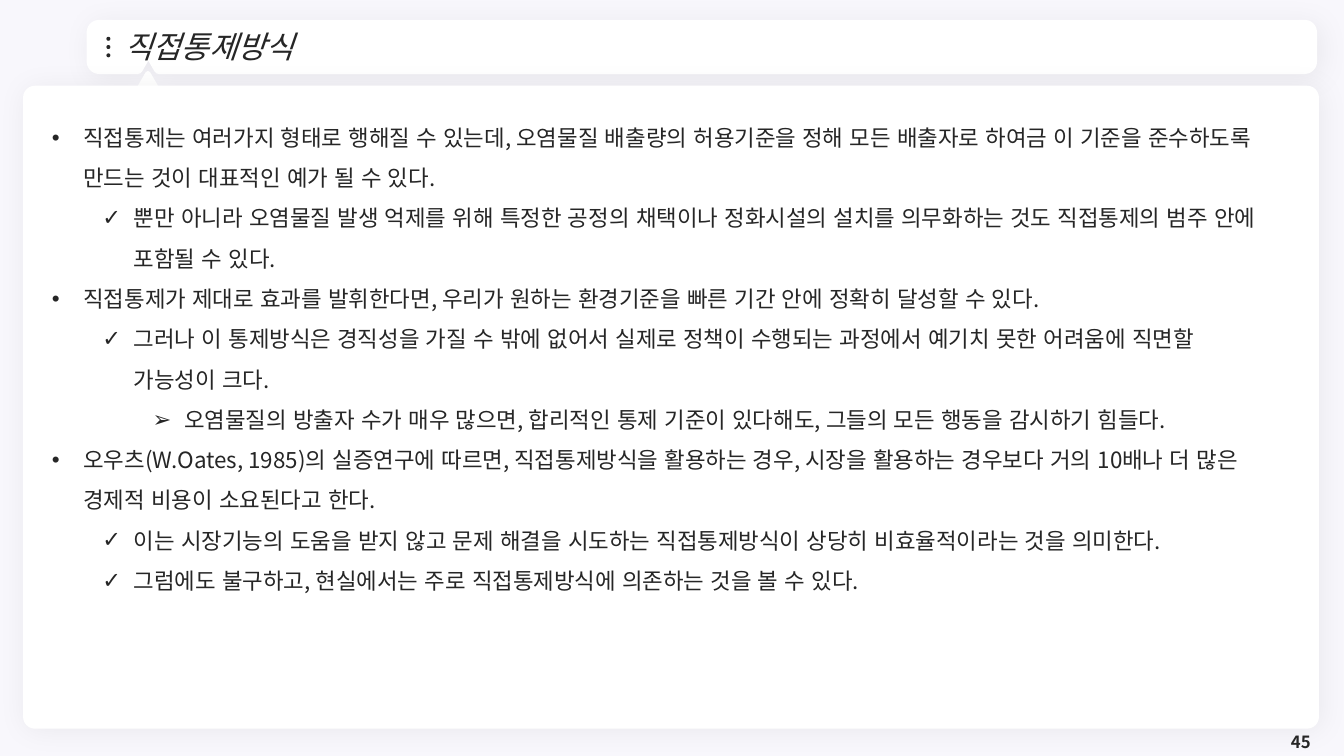
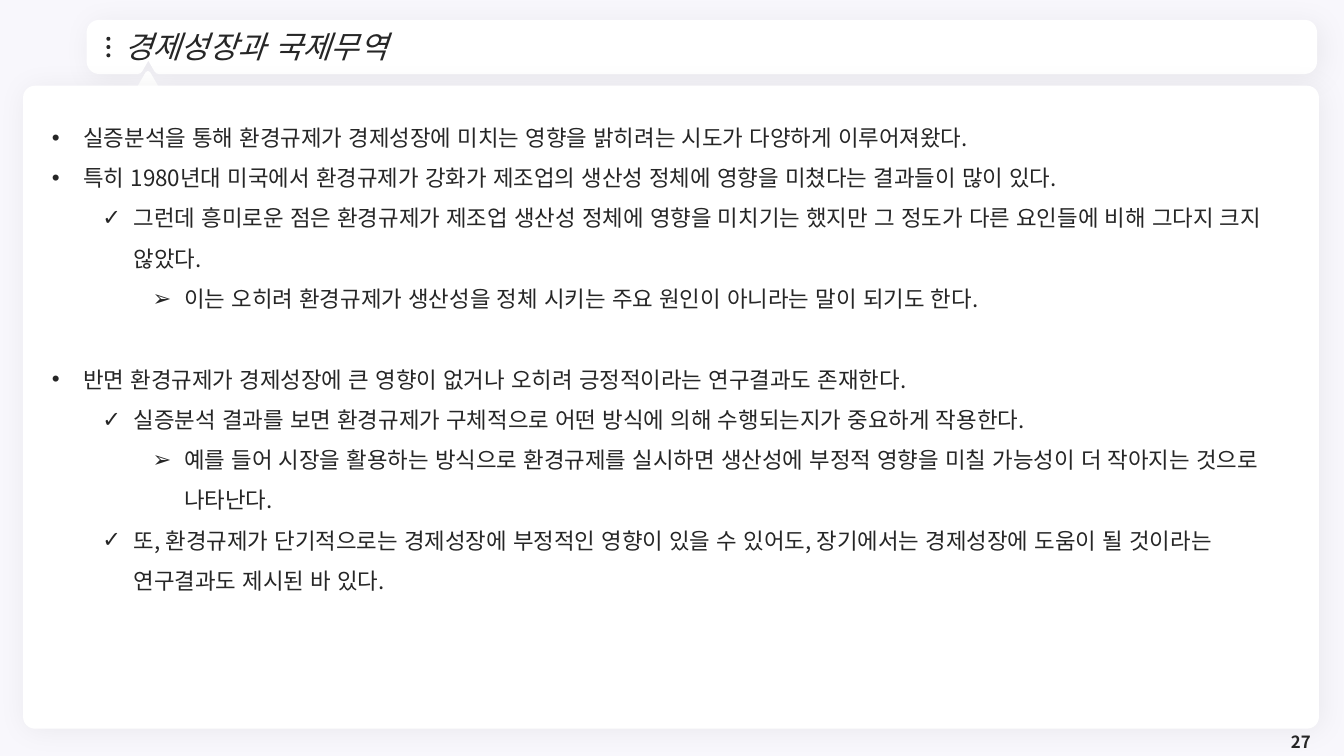
Before and after one commit to meandthey/Teaching, a slide deck: slide 27 of 재정학/01_Lectures/재정학_Chapter_7.pptx (slide 45 before the commit). Drawn at 1344x756 pixels with LibreOffice and Linux fonts; fonts in the diff are those of the drawing; background and template pictures are left out. Boxes give left, top, right and bottom in pixels: in the first picture for what was removed or moved away, otherwise in the second. Text is boxed around its words. In the diff, an @@ line names an element or a change of style, - is before the commit and + after.

```diff
--- a/재정학/01_Lectures/재정학_Chapter_7.pptx
+++ b/재정학/01_Lectures/재정학_Chapter_7.pptx
@@ title at <box>124,32,387,61</box>: text changed @@
-직접통제방식
+경제성장과 국제무역
@@ text at <box>83,127,1261,591</box>: text changed @@
-• 직접통제는 여러가지 형태로 행해질 수 있는데, 오염물질 배출량의 허용기준을 정해 모든 배출자로 하여금 이 기준을 준수하도록 만드는 것이 대표적인 예가 될 수 있다.
-  ✓ 뿐만 아니라 오염물질 발생 억제를 위해 특정한 공정의 채택이나 정화시설의 설치를 의무화하는 것도 직접통제의 범주 안에 포함될 수 있다.
-• 직접통제가 제대로 효과를 발휘한다면, 우리가 원하는 환경기준을 빠른 기간 안에 정확히 달성할 수 있다.
-  ✓ 그러나 이 통제방식은 경직성을 가질 수 밖에 없어서 실제로 정책이 수행되는 과정에서 예기치 못한 어려움에 직면할 가능성이 크다.
-    ➢ 오염물질의 방출자 수가 매우 많으면, 합리적인 통제 기준이 있다해도, 그들의 모든 행동을 감시하기 힘들다.
-• 오우츠(W.Oates, 1985)의 실증연구에 따르면, 직접통제방식을 활용하는 경우, 시장을 활용하는 경우보다 거의 10배나 더 많은 경제적 비용이 소요된다고 한다.
-  ✓ 이는 시장기능의 도움을 받지 않고 문제 해결을 시도하는 직접통제방식이 상당히 비효율적이라는 것을 의미한다.
-  ✓ 그럼에도 불구하고, 현실에서는 주로 직접통제방식에 의존하는 것을 볼 수 있다.
+• 실증분석을 통해 환경규제가 경제성장에 미치는 영향을 밝히려는 시도가 다양하게 이루어져왔다.
+• 특히 1980년대 미국에서 환경규제가 강화가 제조업의 생산성 정체에 영향을 미쳤다는 결과들이 많이 있다.
+  ✓ 그런데 흥미로운 점은 환경규제가 제조업 생산성 정체에 영향을 미치기는 했지만 그 정도가 다른 요인들에 비해 그다지 크지 않았다.
+    ➢ 이는 오히려 환경규제가 생산성을 정체 시키는 주요 원인이 아니라는 말이 되기도 한다.
+• 반면 환경규제가 경제성장에 큰 영향이 없거나 오히려 긍정적이라는 연구결과도 존재한다.
+  ✓ 실증분석 결과를 보면 환경규제가 구체적으로 어떤 방식에 의해 수행되는지가 중요하게 작용한다.
+    ➢ 예를 들어 시장을 활용하는 방식으로 환경규제를 실시하면 생산성에 부정적 영향을 미칠 가능성이 더 작아지는 것으로 나타난다.
+  ✓ 또, 환경규제가 단기적으로는 경제성장에 부정적인 영향이 있을 수 있어도, 장기에서는 경제성장에 도움이 될 것이라는 연구결과도 제시된 바 있다.
@@ page number at <box>1291,735,1311,748</box>: text changed @@
-45
+27
```
Also in this commit, not shown: 8 other slides changed, 4 slides added, 16 slides removed, 11 other files.
